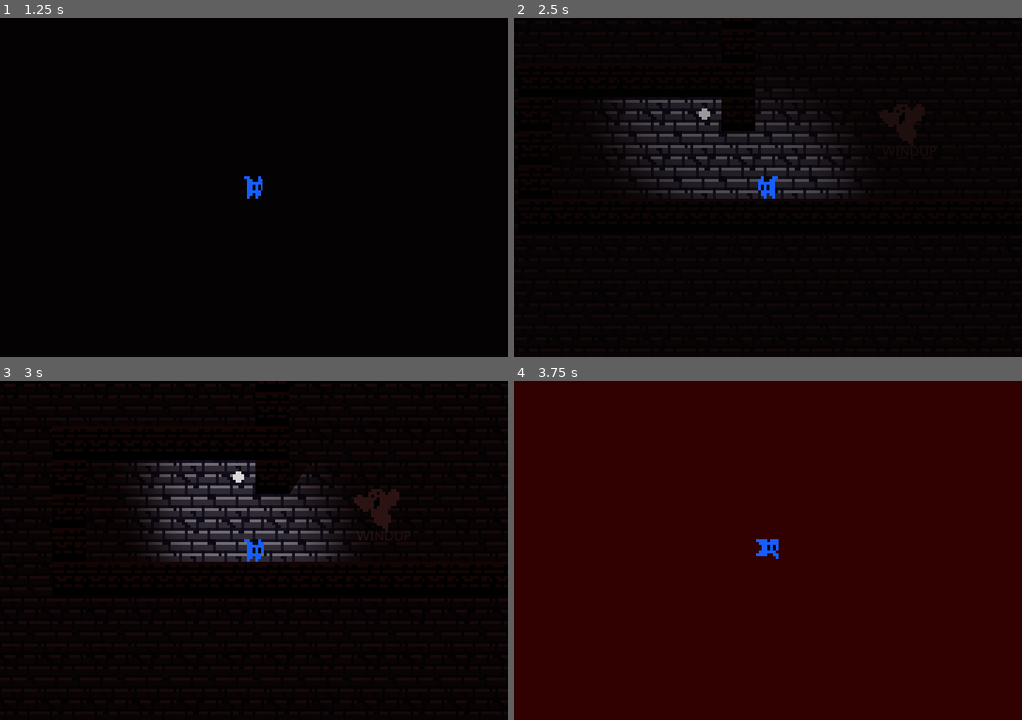
Above: before the commit, frames 1-4 (two rows, left to right).
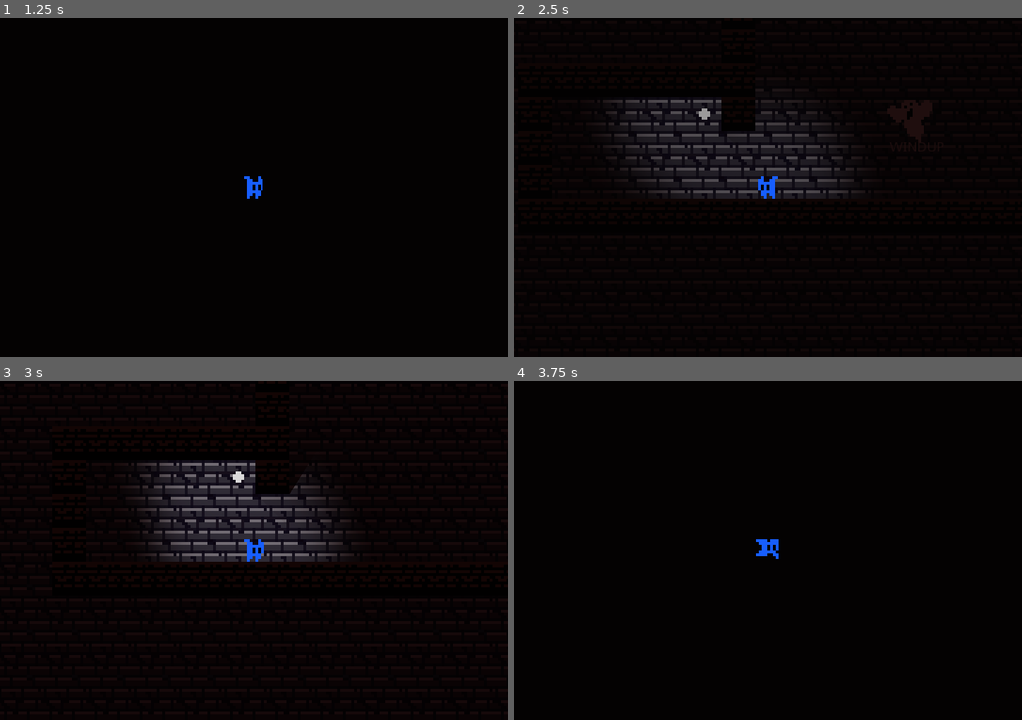
Above: after the commit, the same moments.

Repository: BGuerrero825/See-No-Evil
Game: Godot game, scene res://levels/level_a.tscn
The game is run twice, just before and just after one commit, with the same random seed, the same clock (stepped at 60 frames per second) and the same inputs.
Inputs:
- Up to frame 1 (1.25 s): tap Enter at 0.5 s; hold D (right) from 0.53 s (still down); hold Shift (blind) from 0.53 s (still down); tap Space (jump) at 0.77 s
- Up to frame 2 (2.5 s): release Shift (blind) at 1.28 s; tap Shift (blind) at 1.35 s; tap Space (jump) at 1.52 s; release D (right) at 2.03 s; hold A (left) from 2.03 s (still down); hold Shift (blind) from 2.03 s (still down)
- Up to frame 3 (3 s): release A (left) at 2.78 s; release Shift (blind) at 2.78 s; hold D (right) from 2.78 s (still down); tap Shift (blind) at 2.85 s
- Up to frame 4 (3.75 s): keep holding D (right); tap Space (jump) at 3.02 s; hold Shift (blind) from 3.53 s (still down)

Frame 1 is identical in both runs. In frame 2, 0.2% of the frame differs, in the area x 71-84%, y 24-41%; in frame 3, 0.5%; in frame 4, 100%, in the area x 0-100%, y 0-100%.

Commit message:
safe zones complete

Diff:
--- a/levels/level_a.tscn
+++ b/levels/level_a.tscn
@@ -1,9 +1,15 @@
-[gd_scene load_steps=5 format=2]
+[gd_scene load_steps=7 format=2]
 
 [ext_resource path="res://objects/Stage.tscn" type="PackedScene" id=1]
 [ext_resource path="res://objects/Player.tscn" type="PackedScene" id=2]
 [ext_resource path="res://objects/Light.tscn" type="PackedScene" id=3]
 [ext_resource path="res://objects/NpcOrchestrator.tscn" type="PackedScene" id=4]
+
+[sub_resource type="RectangleShape2D" id=1]
+extents = Vector2( 37.5, 21 )
+
+[sub_resource type="RectangleShape2D" id=2]
+extents = Vector2( 23.5, 20.5 )
 
 [node name="Node2D" type="Node2D"]
 position = Vector2( 22, 4 )
@@ -25,6 +31,20 @@
 [node name="Position2D" type="Position2D" parent="NpcOrchestrator/Ghost_Chargers" index="0"]
 position = Vector2( 164, -37 )
 
+[node name="Area2D" type="Area2D" parent="NpcOrchestrator/Safe_Zones" index="0"]
+position = Vector2( -10, 80 )
+
+[node name="CollisionShape2D" type="CollisionShape2D" parent="NpcOrchestrator/Safe_Zones/Area2D"]
+position = Vector2( 27.5, 11 )
+shape = SubResource( 1 )
+
+[node name="Area2D2" type="Area2D" parent="NpcOrchestrator/Safe_Zones" index="1"]
+position = Vector2( -44, -37 )
+
+[node name="CollisionShape2D" type="CollisionShape2D" parent="NpcOrchestrator/Safe_Zones/Area2D2"]
+position = Vector2( 38.5, 11.5 )
+shape = SubResource( 2 )
+
 [node name="Stage" parent="." instance=ExtResource( 1 )]
 z_index = -5
 z_as_relative = false
--- a/objects/NpcOrchestrator.gd
+++ b/objects/NpcOrchestrator.gd
@@ -24,7 +24,15 @@
 #	print("charger_positions: ", charger_positions)
 #	print("drop_bear_positions: ", drop_bear_positions)
 #	print("safe_zones: ", safe_zones)
-	spawn_all_ghosts()
+#	spawn_all_ghosts()
+	spawn_safe_zones()
+
+
+func spawn_safe_zones():
+	for zone in safe_zones:
+		if zone is Area2D:
+			zone.connect("area_entered", self, "_on_safe_zone_entered")
+			zone.connect("area_exited", self, "_on_safe_zone_exited")
 
 
 func spawn_all_ghosts():
@@ -39,7 +47,9 @@
 
 
 func delete_all_ghosts():
-	pass
+	for g in all_ghosts:
+		g.free()
+	all_ghosts = []
 
 
 func spawn_ghost(ghost_type, location):
@@ -52,3 +62,14 @@
 	print("\t at location: ", new_ghost.position)
 
 	all_ghosts.append(new_ghost)
+
+
+func _on_safe_zone_entered(area):
+	print("entered: ", area)
+	if area.name == "hit_box":  # player
+		delete_all_ghosts()
+
+func _on_safe_zone_exited(area):
+	print("exited: ", area)
+	if area.name == "hit_box":
+		spawn_all_ghosts()
--- a/objects/Player.gd
+++ b/objects/Player.gd
@@ -78,7 +78,7 @@
 
 
 func _on_hit_box_area_entered(area):
-	print(area.name, " entered hitbox")
+#	print(area.name, " entered hitbox")
 	if area.name == "hurt_box":
 		print("player died")
 		player_is_dead = true
